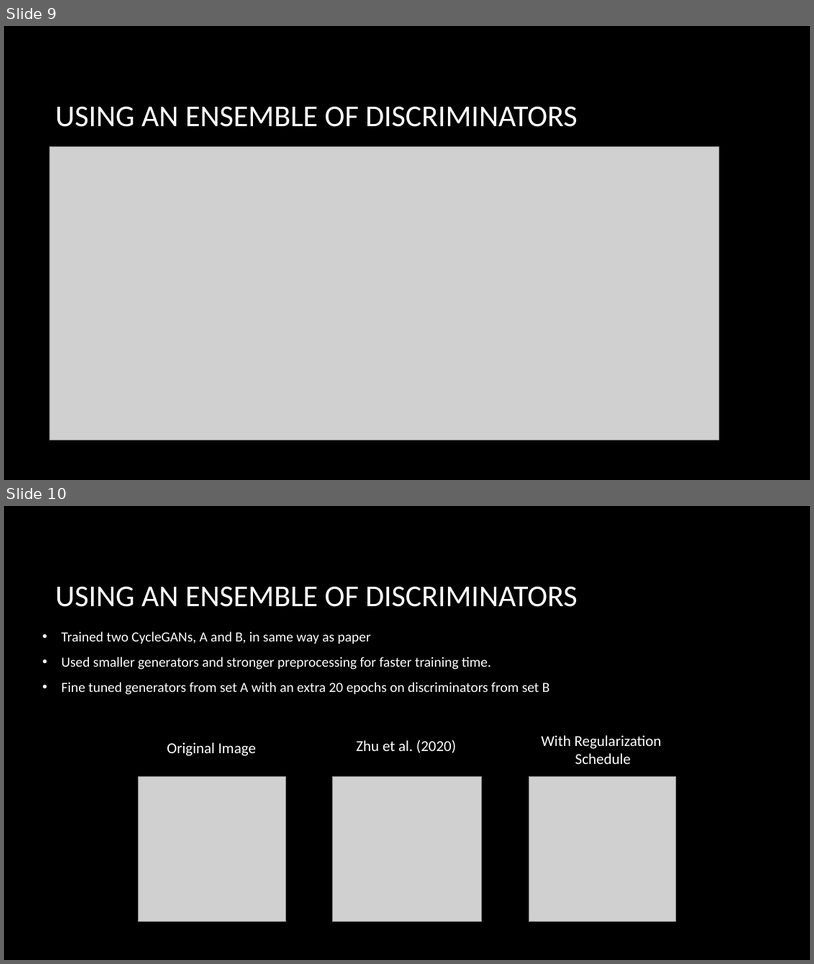
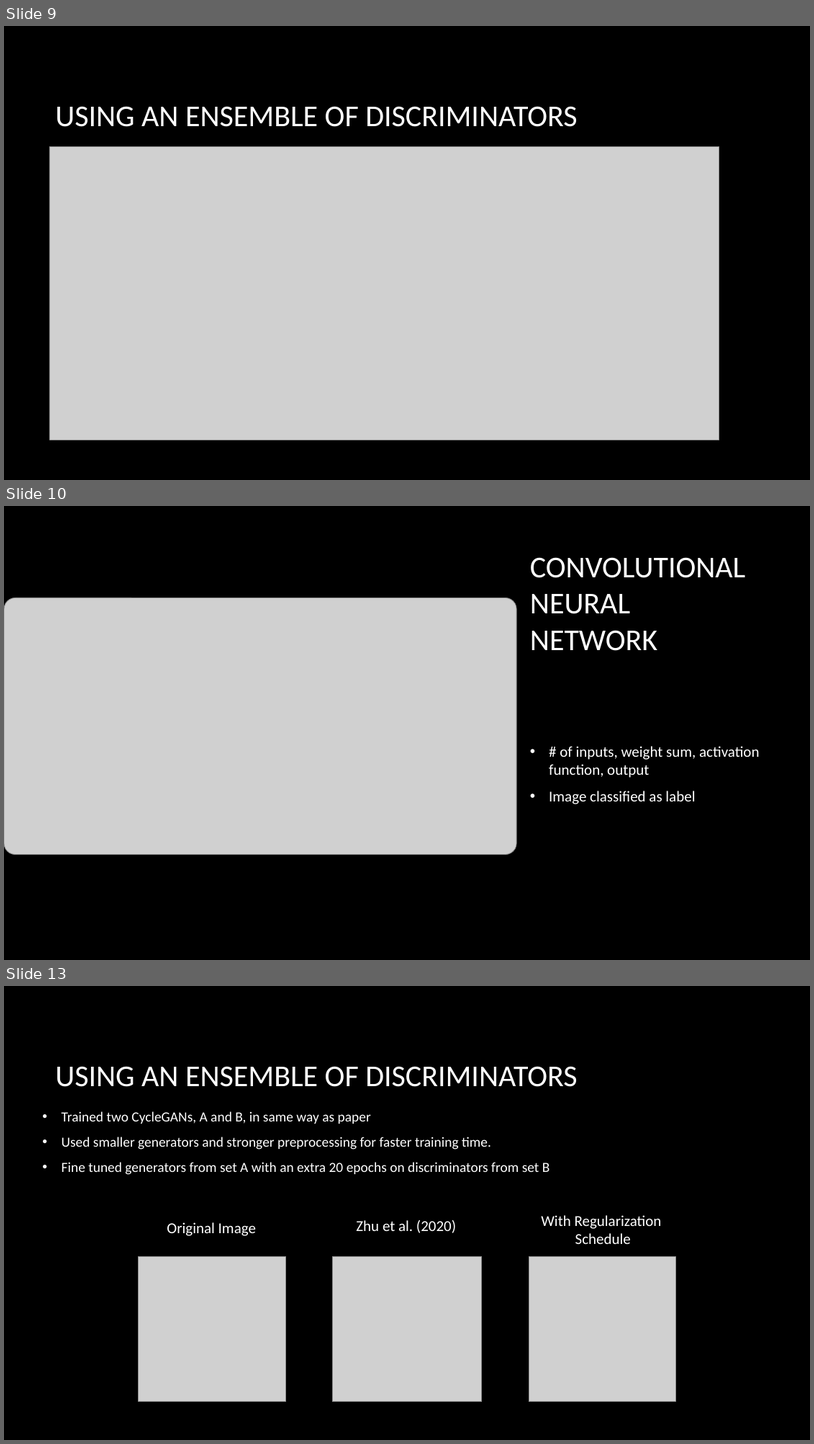
Before and after one commit to charlesabouhaidar/COMP473-Project, a slide deck: CycleGAN_simple/report_resources/COMP473_Project.pptx. Shown one above the other, each under a label of ours: slides 9 and 10 before the commit, slides 9, 10 and 13 after it; the slides between them are not shown. The pictures are 814x964 and 814x1444 pixels, drawn with LibreOffice and Linux fonts; fonts in the diff are those of the drawing; grey boxes stand for pictures; background and template pictures are left out. Boxes give left, top, right and bottom in pixels: in the first picture for what was removed or moved away, otherwise in the second. Text is boxed around its words. In the diff, an @@ line names an element or a change of style, - is before the commit and + after.

```diff
--- a/CycleGAN_simple/report_resources/COMP473_Project.pptx
+++ b/CycleGAN_simple/report_resources/COMP473_Project.pptx
@@ slide 10 added at [4,506,810,960], background picture (left out) @@
@@ title added at [530,557,746,651], 36 pt, text #FFFFFF @@
+CONVOLUTIONAL NEURAL NETWORK
@@ picture added at [4,598,517,854] @@
@@ text added at [549,746,759,804], 18 pt, text #FFFFFF @@
+• # of inputs, weight sum, activation function, output
+• Image classified as label
@@ what was slide 10 is now slide 13 @@
```
Also in this commit, not shown: 2 other slides added.
